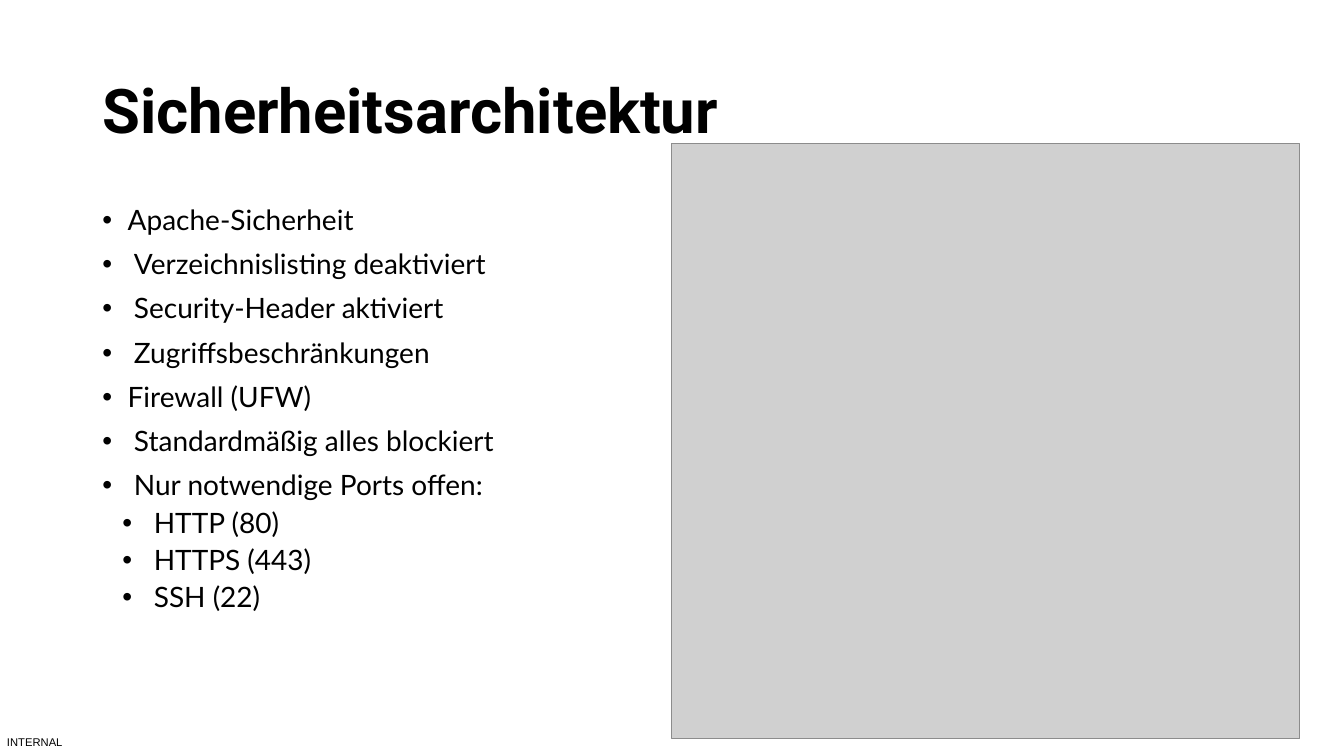
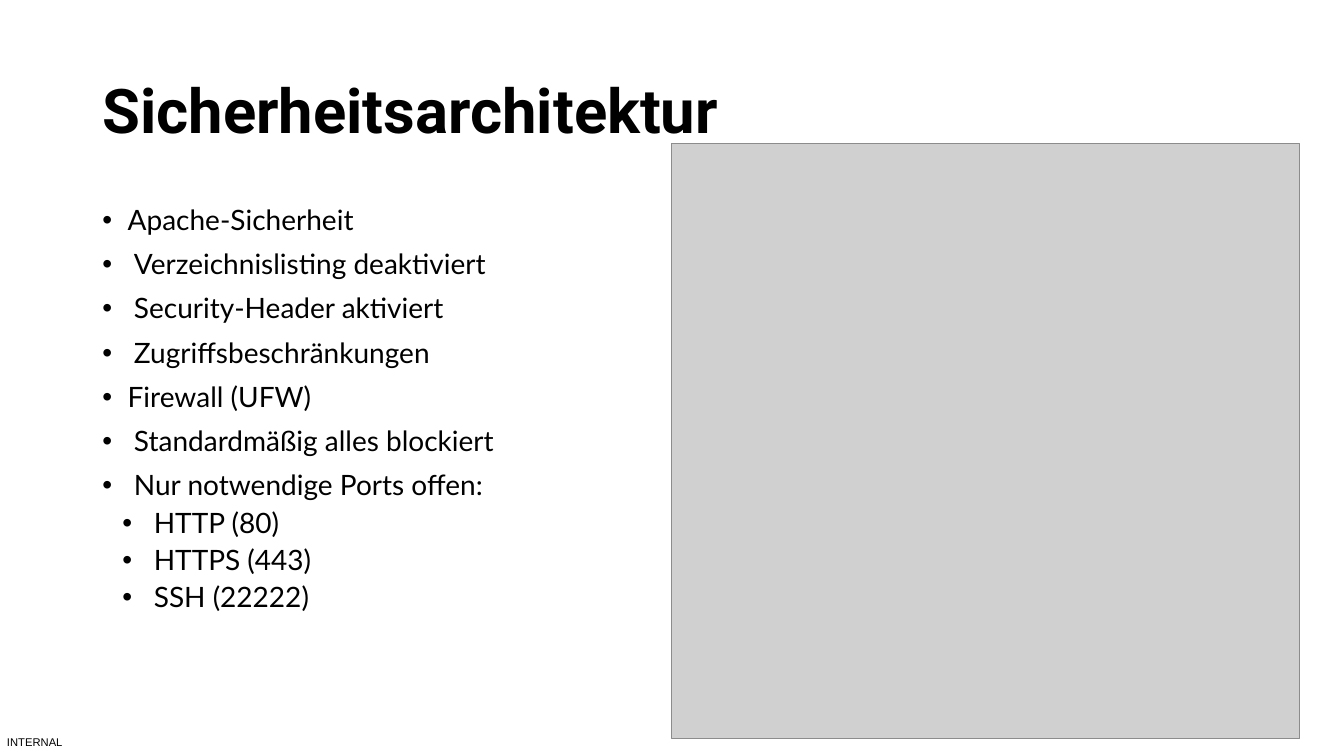
Before and after one commit to BBS2EMDBSEF/Gruppe-C, a slide deck: slide 9 of Dokumentation/Lernfeld 12 Projekt.pptx. Drawn at 1344x756 pixels with LibreOffice and Linux fonts; fonts in the diff are those of the drawing; grey boxes stand for pictures. Boxes give left, top, right and bottom in pixels: in the first picture for what was removed or moved away, otherwise in the second. Text is boxed around its words. In the diff, an @@ line names an element or a change of style, - is before the commit and + after.

```diff
--- a/Dokumentation/Lernfeld 12 Projekt.pptx
+++ b/Dokumentation/Lernfeld 12 Projekt.pptx
@@ text at (154,585,309,611): text changed @@
-    • SSH (22)
+    • SSH (22222)
```
Also in this commit, not shown: 1 other slide changed.
